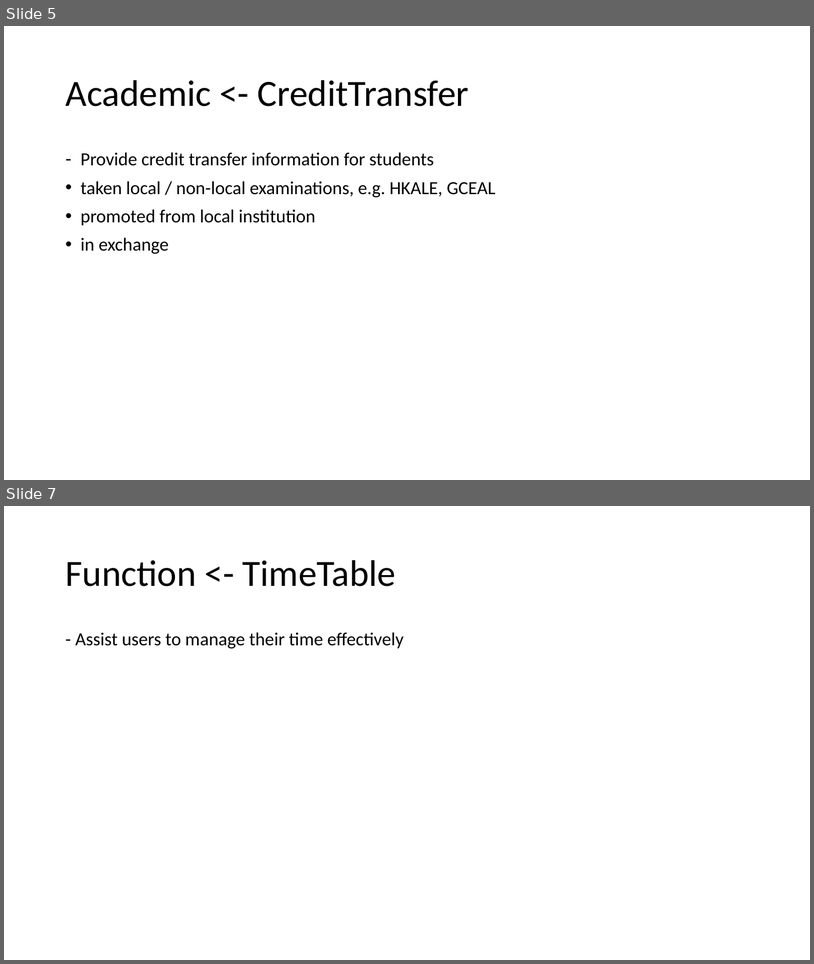
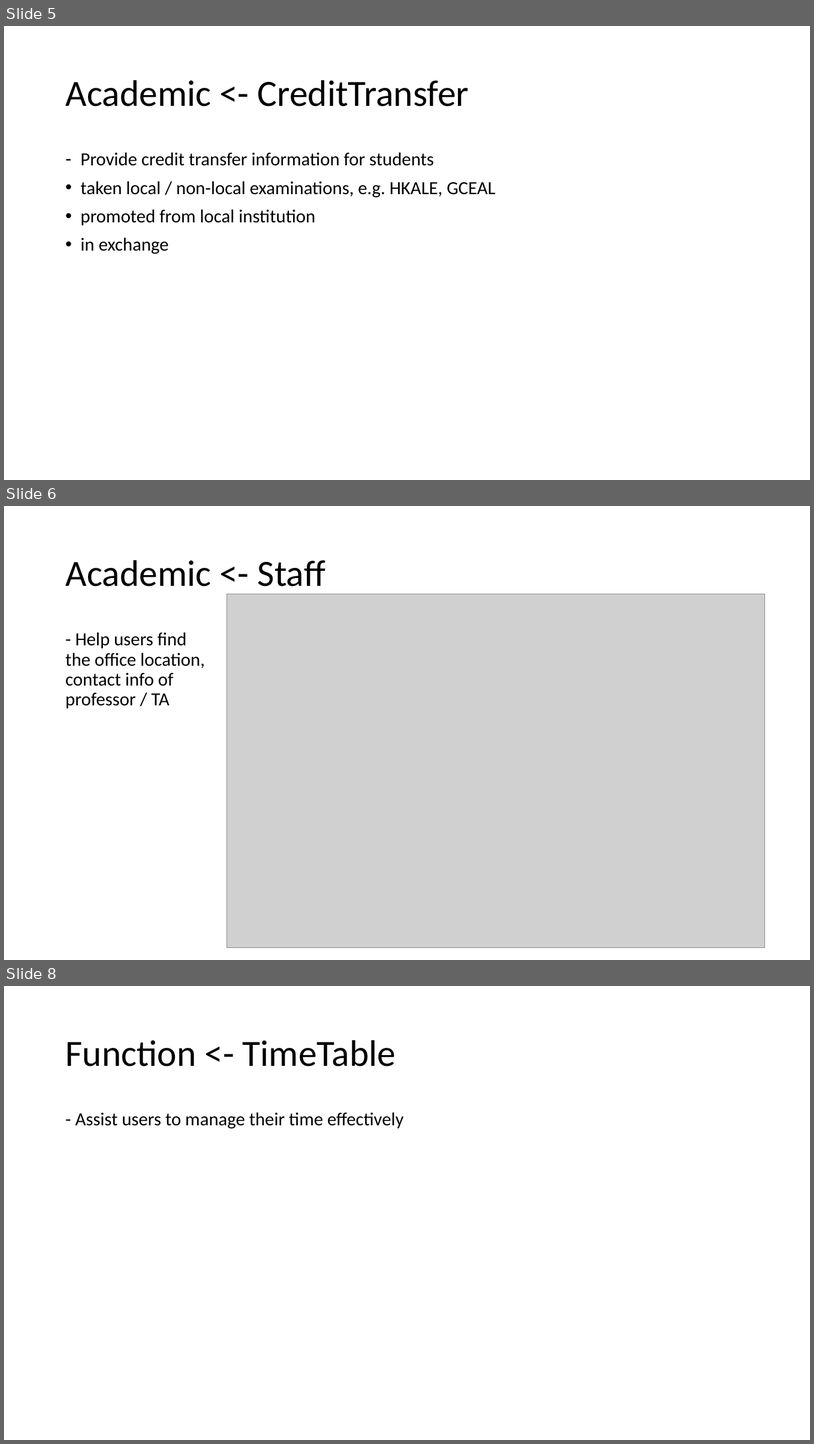
Before and after one commit to nighostchris/ust-freshman-chatbot, a slide deck: Presentation/COMP3111 Presentation.pptx. Shown one above the other, each under a label of ours: slides 5 and 7 before the commit, slides 5, 6 and 8 after it; the slides between them are not shown. The pictures are 814x964 and 814x1444 pixels, drawn with LibreOffice and Linux fonts; fonts in the diff are those of the drawing; grey boxes stand for pictures. Boxes give left, top, right and bottom in pixels: in the first picture for what was removed or moved away, otherwise in the second. Text is boxed around its words. In the diff, an @@ line names an element or a change of style, - is before the commit and + after.

```diff
--- a/Presentation/COMP3111 Presentation.pptx
+++ b/Presentation/COMP3111 Presentation.pptx
@@ slide 6 added at [4, 506, 810, 960], background #FFFFFF @@
@@ title added at [65, 560, 326, 595], 44 pt, text #000000 @@
+Academic <- Staff
@@ picture added at [227, 594, 765, 947] @@
@@ text added at [65, 632, 205, 708], 22 pt, text #000000 @@
+- Help users find the office location, contact info of professor / TA
@@ what was slide 7 is now slide 8 @@
```
Also in this commit, not shown: 6 slides changed, 1 other slide added, 8 other files.
